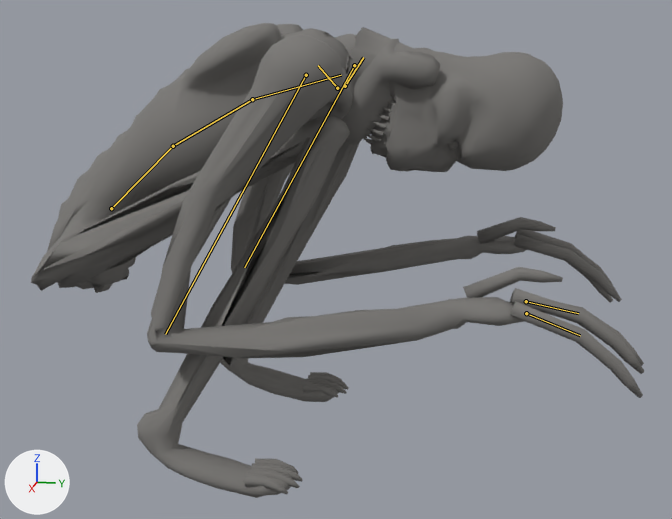
One commit to the glTF model content/art/models/lodger.glb: the scene before it, then after it.
Camera for both pictures: a 50 mm lens placed at (1.477, 0.593, 0.708), pointed at (0.003, 0.299, 0.339). The lights are fixed; the arrows at lower left show +X, +Y and +Z. The picture after the commit comes second. Both versions are drawn at frame 17 of the action 'hidden'; the numbers are the values there. The bones that change are drawn over the model as lines.

Objects in the first picture: 'body', 'fine', 'jaw'.
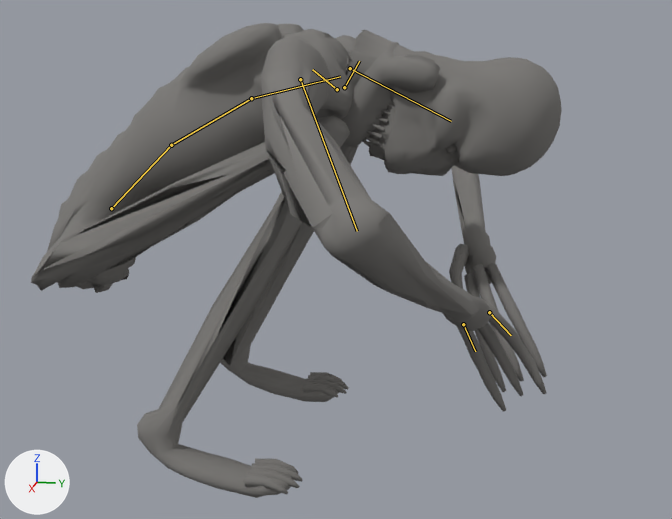
Boxes [x1, y1, x2, y2] around the edits, measured in the pictures (672 x 519 px):
'body', posed: before [31, 23, 563, 498]; after [31, 23, 562, 498]
'fine', posed (24% narrower): before [243, 100, 644, 494]; after [243, 103, 547, 494]
'jaw', posed: before [342, 39, 440, 145]; after [342, 42, 440, 148]
bone 'spine_01', root to tip: before (111, 208) to (173, 146); after (111, 208) to (171, 145)
bone 'spine_02', root to tip: before (173, 146) to (252, 99); after (171, 145) to (251, 98)
bone 'spine_03', root to tip: before (252, 99) to (341, 75); after (251, 98) to (340, 76)
bone 'clavicle_r', root to tip: before (337, 88) to (318, 65); after (337, 89) to (312, 69)
bone 'upperarm_r', root to tip: before (306, 75) to (165, 334); after (300, 79) to (357, 231)
bone 'finger_a_r_01', root to tip: before (526, 301) to (578, 313); after (463, 324) to (475, 351)
bone 'finger_c_r_01', root to tip: before (526, 313) to (580, 335); after (489, 312) to (511, 335)
bone 'clavicle_l', root to tip: before (345, 86) to (363, 57); after (344, 87) to (359, 61)
bone 'upperarm_l', root to tip: before (354, 65) to (244, 267); after (350, 68) to (451, 121)

What the commit changed:
Bone 'spine_01' (bone_spine_01) turns from (-19, 0, 0) to (-18, 0, 0) degrees about its own x, y and z.
Bone 'spine_02' (bone_spine_02) turns from (-10, 0, 0) to (-11, 0, 0) degrees about its own x, y and z.
Bone 'spine_03' (bone_spine_03) turns from (-7, 0, 0) to (-8, 0, 0) degrees about its own x, y and z.
Bone 'clavicle_r' (bone_clavicle_r) turns from (4, 1, 0) to (1, 0, 0) degrees about its own x, y and z.
Bone 'upperarm_r' (bone_upperarm_r) turns from (34, -3, 10) to (31, 13, -88) degrees about its own x, y and z.
Bone 'finger_a_r_01' (bone_finger_a_r_01) turns from (-21, 3, 2) to (-23, 3, 2) degrees about its own x, y and z.
Bone 'finger_c_r_01' (bone_finger_c_r_01) turns from (-26, -3, -2) to (-23, -3, -2) degrees about its own x, y and z.
Bone 'clavicle_l' (bone_clavicle_l) turns from (4, -1, 0) to (1, 0, 0) degrees about its own x, y and z.
Bone 'upperarm_l' (bone_upperarm_l) turns from (34, 3, -10) to (31, -13, 88) degrees about its own x, y and z.
